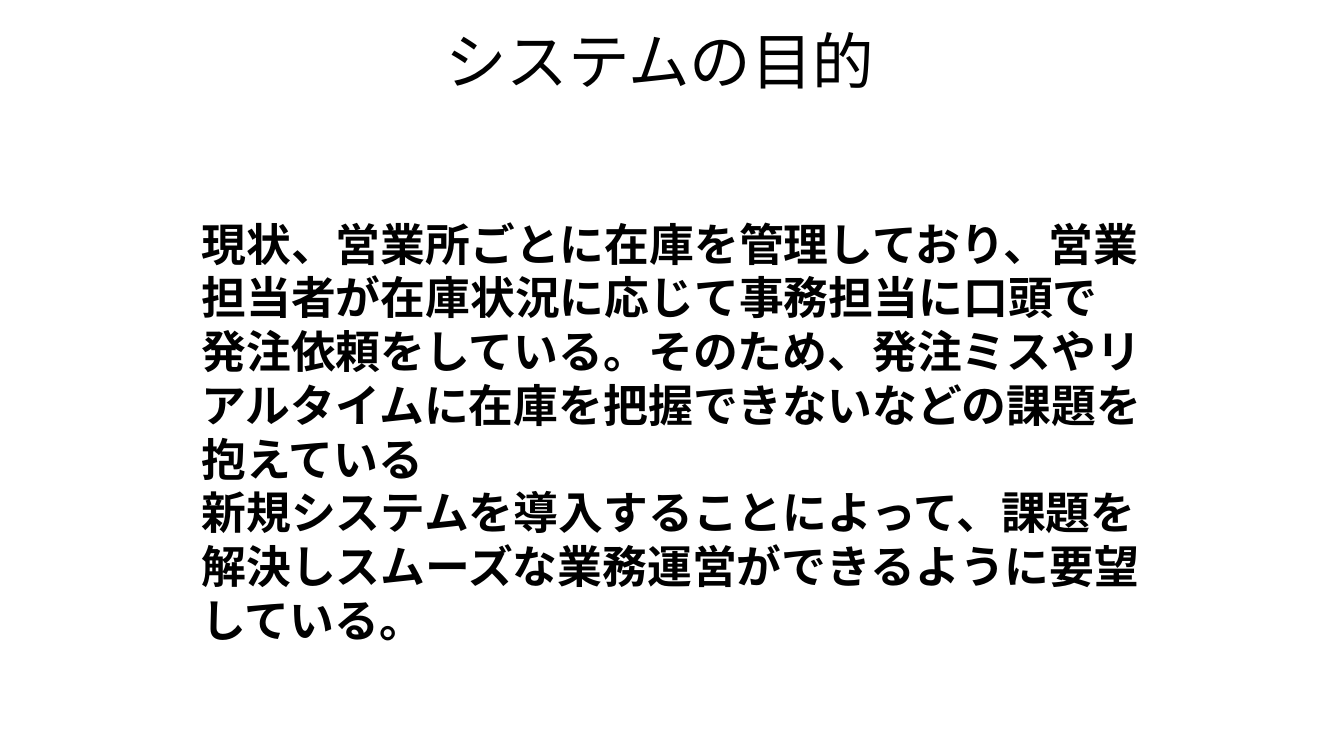
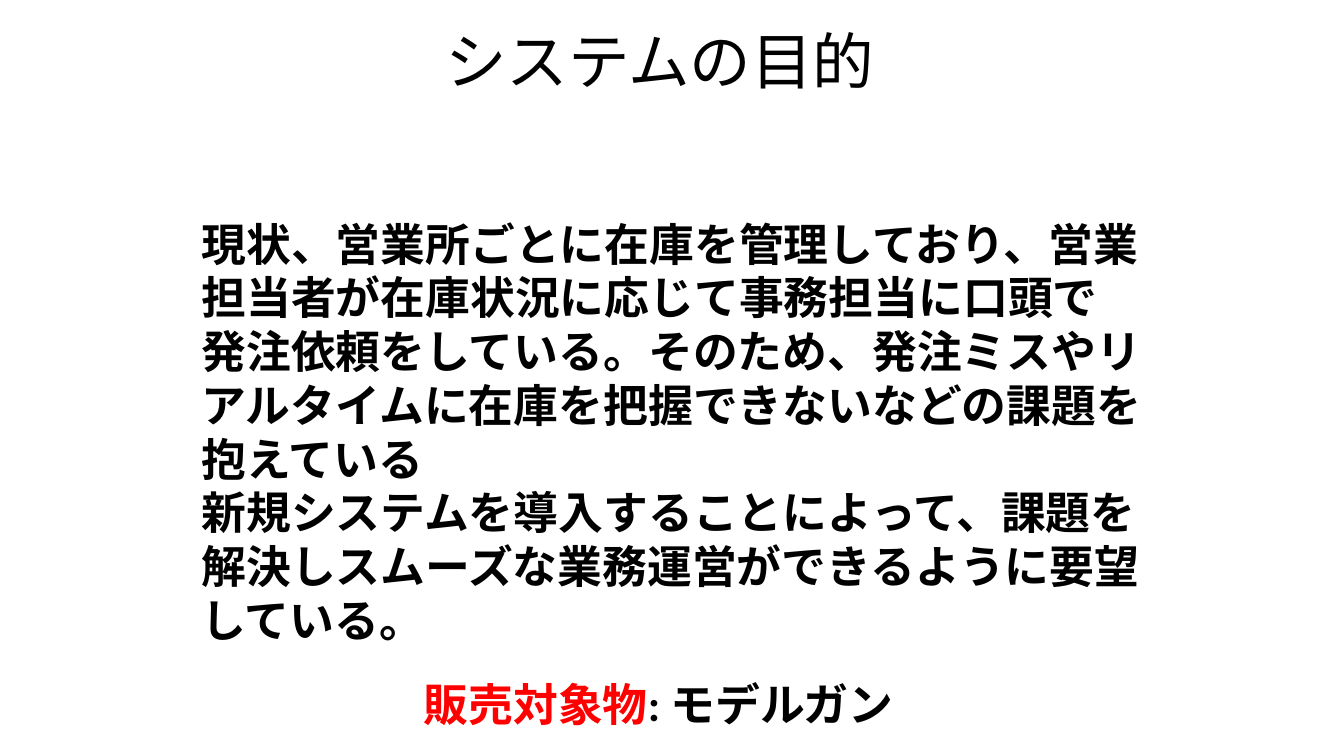
Before and after one commit to Yamanin3/system-devel, a slide deck: slide 2 of 最終企画発表用.pptx. Drawn at 1344x756 pixels with LibreOffice and Linux fonts; fonts in the diff are those of the drawing; background and template pictures are left out. Boxes give left, top, right and bottom in pixels: in the first picture for what was removed or moved away, otherwise in the second. Text is boxed around its words. In the diff, an @@ line names an element or a change of style, - is before the commit and + after.

```diff
--- a/最終企画発表用.pptx
+++ b/最終企画発表用.pptx
@@ text added at [424, 682, 893, 726], 32 pt, text #000000, bold @@
+販売対象物: モデルガン
```
Also in this commit, not shown: 1 other slide changed, 3 slides added, 1 other file.
